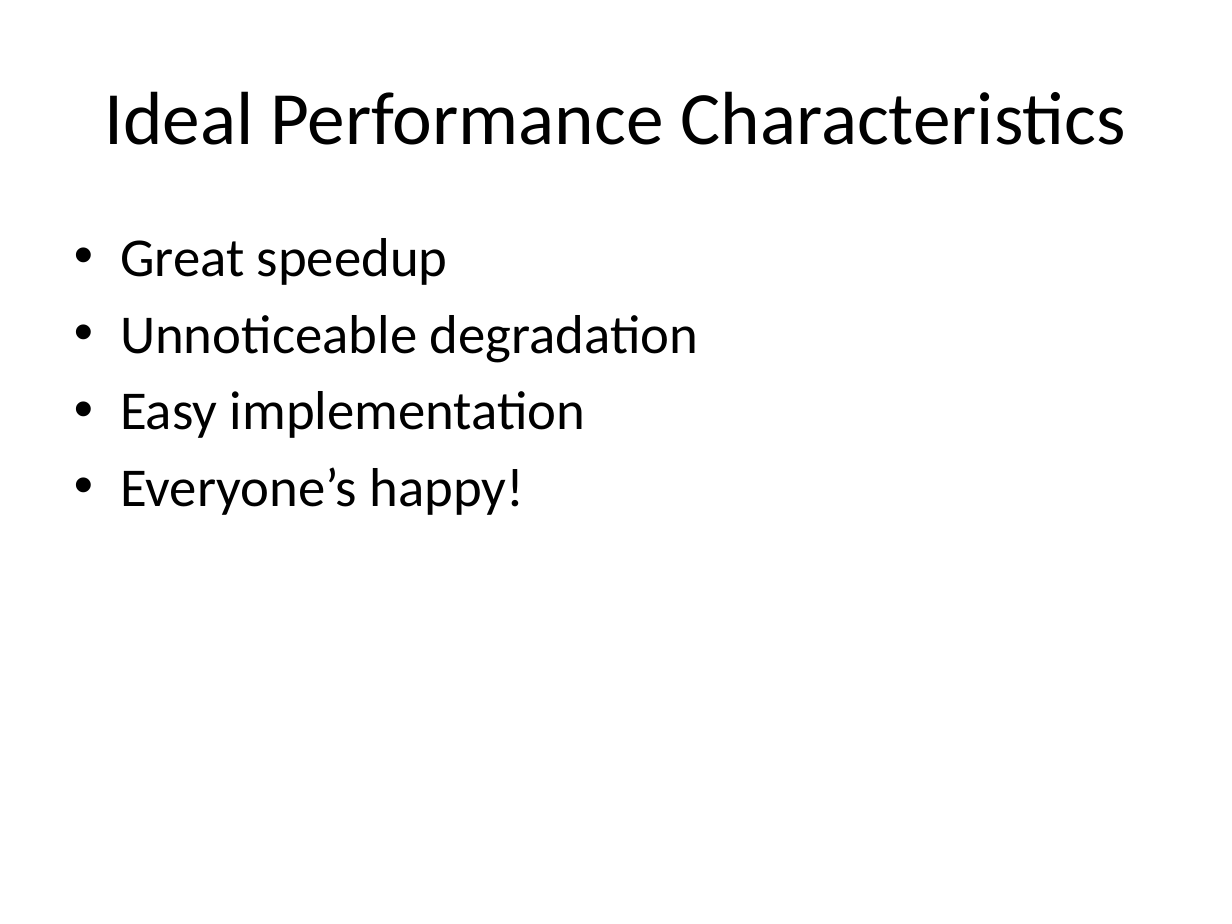
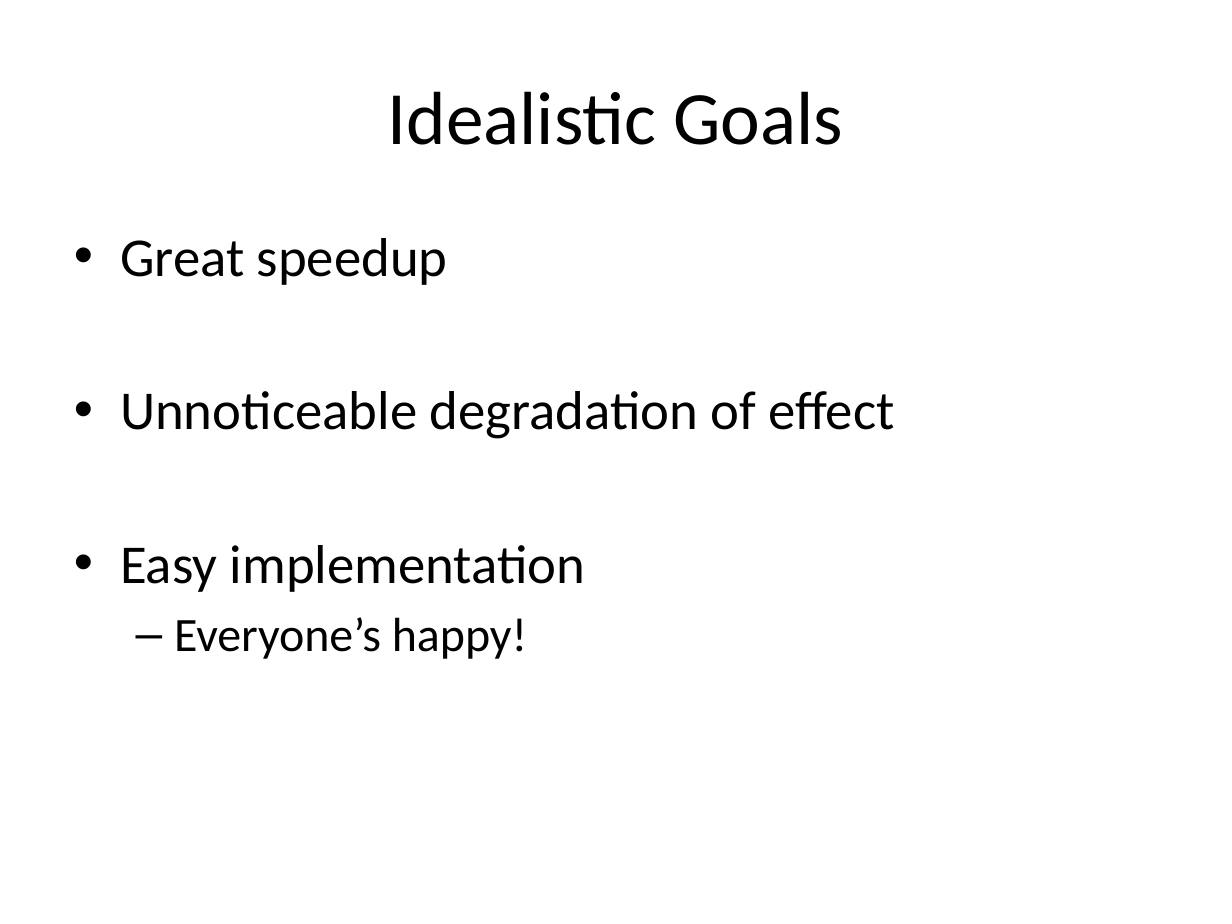
Before and after one commit to MounikaArkala/txstateprojects, a slide deck: slide 23 of Fall 2009 notes/Algorithm Design and Analysis/Extra Credit/Dynamic Gaze-Contingent Rendering Complexity Scaling.pptx. Drawn at 1232x924 pixels with LibreOffice and Linux fonts; fonts in the diff are those of the drawing. Boxes give left, top, right and bottom in pixels: in the first picture for what was removed or moved away, otherwise in the second. Text is boxed around its words. In the diff, an @@ line names an element or a change of style, - is before the commit and + after.

```diff
--- a/Fall 2009 notes/Algorithm Design and Analysis/Extra Credit/Dynamic Gaze-Contingent Rendering Complexity Scaling.pptx
+++ b/Fall 2009 notes/Algorithm Design and Analysis/Extra Credit/Dynamic Gaze-Contingent Rendering Complexity Scaling.pptx
@@ title at bbox=[388, 91, 843, 145]: text changed @@
-Ideal Performance Characteristics
+Idealistic Goals
@@ text at bbox=[120, 391, 894, 439]: text changed @@
-• Unnoticeable degradation
+• Unnoticeable degradation of effect
@@ text at bbox=[174, 617, 527, 659]: size 32 to 28 pt in "Everyone’s happy!"; bullet • to –; list level 1 to 2 in "Everyone’s happy!" @@
```
Also in this commit, not shown: 3 other slides changed, 2 slides added.
